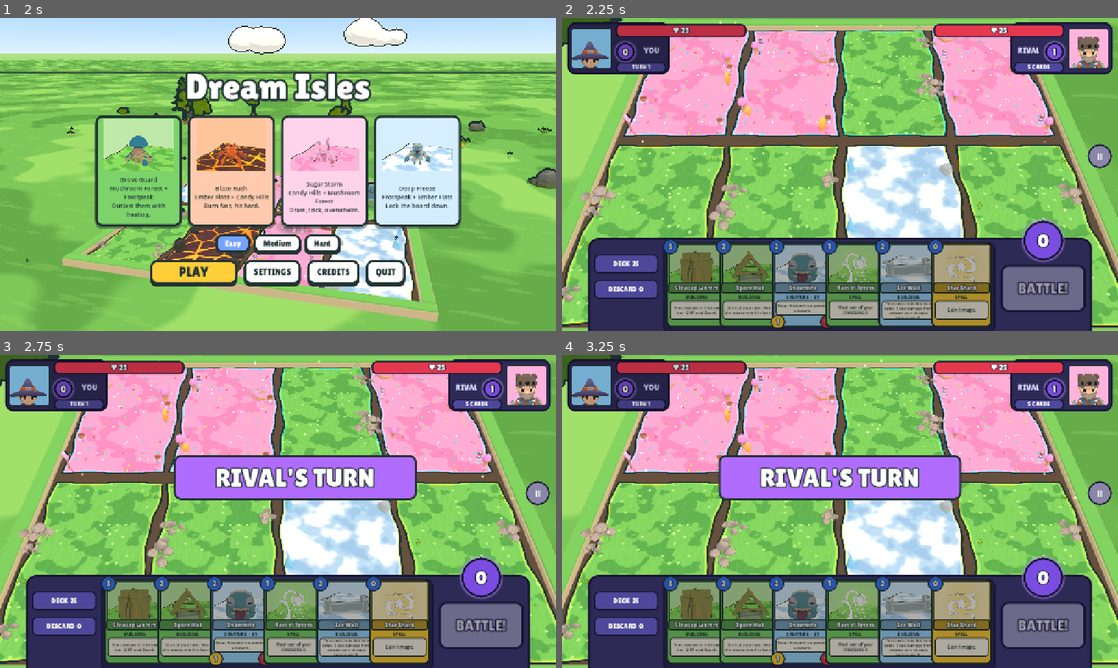
Above: before the commit, frames 1-4 (two rows, left to right).
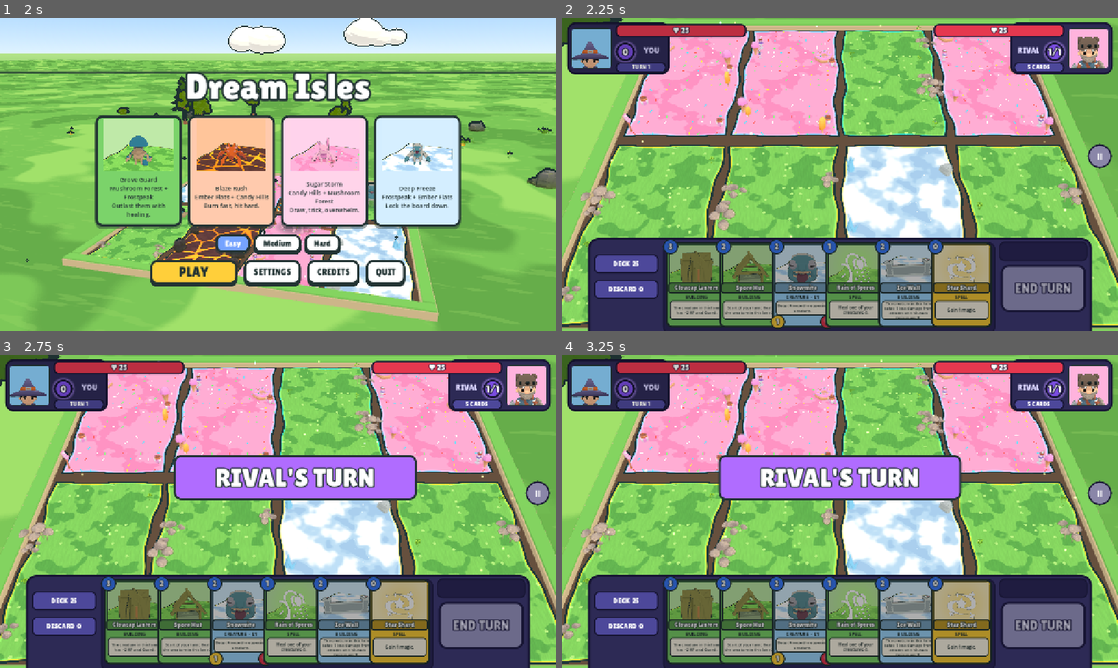
Above: after the commit, the same moments.

Repository: muriarty1893/cardwards
Game: Godot game, scene res://menus/main_menu.tscn
The game is run twice, just before and just after one commit, with the same random seed, the same clock (stepped at 60 frames per second) and the same inputs.
Inputs (mouse positions are in pixels of both pictures, inside the frame that each line leads up to):
- Up to frame 1 (2 s): click "Easy" at 0.5 s; click "Easy" at 1.25 s
- Up to frame 2 (2.25 s): click "PLAY" at 2 s
- Up to frame 3 (2.75 s): no input
- Up to frame 4 (3.25 s): drag from (695, 621) to (895, 442) at 2.77 s

Frame 1 is identical in both runs. In frame 2, 1.3% of the frame differs, in the area x 78-95%, y 9-89%; in frame 3, 1.3%; in frame 4, 1.3%.

Commit message:
feat: magic gems, END TURN, 8-card hand and readiness looks
Ready creatures get a pulsing green ring (with an ink band so it reads on
every lane), just-played ones puff z's, and spent ones are shaded to 80%
through a creature-only instance uniform. END TURN pulses when nothing
else is legal.

Co-Authored-By: Claude Opus 5.5 <noreply@anthropic.com>
Claude-Session: https://claude.ai/code/session_01KWhDzHoaJZoxty1TDdYE3R

Diff:
--- a/tests/test_overlay.gd
+++ b/tests/test_overlay.gd
@@ -88,3 +88,28 @@
 	assert_true(icon != null and icon.texture != null and icon.texture.resource_path == VisualDB.badge_icon(&"kiln_tower"), "kiln badge shows its icon")
 	m.queue_free()
 	return true
+
+
+func test_readiness_states() -> bool:
+	var m: MatchController = await Fx.load_match()
+	var s: GameState = m.state
+	m.player.speed = 20.0
+	m.pace = 20.0
+	m.timing_bar.auto_stop = true
+	m.timing_bar.force_needle = 0.5
+	for p: int in 2:
+		for l: int in 4:
+			s.players[p].lanes[l].creature = null
+	Fx.put_creature(s, 0, 0, &"flarebeak")
+	s.players[0].magic = 9
+	s.players[0].hand = [CardDB.card(&"ashmite")] as Array[CardData]  # blaze rush lands: ember
+	m.sync_all()
+	await m.perform(Action.play(0, 0, 1))
+	m.refresh_pieces()
+	assert_eq((m.creature_views[0][1] as CreatureView).readiness, CreatureView.Readiness.SLEEPING, "just played: asleep")
+	assert_eq((m.creature_views[0][0] as CreatureView).readiness, CreatureView.Readiness.READY, "ready one")
+	await m.request_attack(0, -1)
+	m.refresh_pieces()
+	assert_eq((m.creature_views[0][0] as CreatureView).readiness, CreatureView.Readiness.SPENT, "after attacking: spent")
+	m.queue_free()
+	return true
--- a/tests/test_ui_layout.gd
+++ b/tests/test_ui_layout.gd
@@ -137,3 +137,57 @@
 	hand.queue_free()
 	await tree.process_frame
 	return true
+
+
+func test_eight_cards_fit() -> bool:
+	var tree := Engine.get_main_loop() as SceneTree
+	var hand := Hand.new()
+	tree.root.add_child(hand)
+	var cards: Array[CardData] = []
+	var playable: Array[bool] = []
+	for id: StringName in [&"mossback", &"fireball", &"gumdrop", &"iceling", &"magmaw", &"sugar_rush", &"cold_snap", &"star_shard"]:
+		cards.append(CardDB.card(id))
+		playable.append(true)
+	for sz: Vector2 in [Vector2(1280, 720), Vector2(1366, 768), Vector2(1920, 1080)]:
+		hand.size = sz
+		hand.show_hand(cards, playable)
+		hand.show_hand(cards.duplicate(), playable)
+		var ws: Array = hand.get_children().filter(func(n: Node) -> bool: return n is CardWidget and not n.is_queued_for_deletion())
+		assert_eq(ws.size(), 8, "8 cards at %s" % sz)
+		for i: int in ws.size():
+			var r := Rect2((ws[i] as CardWidget).position, CardWidget.SIZE)
+			assert_true(r.position.x >= Hand.REGION_LEFT - 1 and r.end.x <= sz.x - Hand.REGION_RIGHT + 1, "card %d inside the tray at %s" % [i, sz])
+			assert_true(r.end.y <= sz.y and r.position.y >= sz.y - Hud.TRAY_H, "card %d in the tray band at %s" % [i, sz])
+			if i > 0:
+				assert_true(r.position.x - (ws[i - 1] as CardWidget).position.x >= 60.0, "cards %d/%d far enough apart at %s" % [i - 1, i, sz])
+	hand.queue_free()
+	return true
+
+
+func test_magic_gems() -> bool:
+	var g := MagicGems.new()
+	g.set_magic(3, 5)
+	assert_eq(g.gem_states(), [2, 2, 2, 1, 1, 0, 0, 0] as Array[int], "3 filled, 2 empty, 3 hidden")
+	assert_eq(g.extra(), 0, "no overflow")
+	g.set_magic(9, 8)
+	assert_eq(g.gem_states(), [2, 2, 2, 2, 2, 2, 2, 2] as Array[int], "all filled")
+	assert_eq(g.extra(), 1, "+1 beyond the cap")
+	g.free()
+	return true
+
+
+func test_end_turn_label_and_pulse() -> bool:
+	var m: MatchController = await Fx.load_match()
+	var s: GameState = m.state
+	assert_eq(m.hud.end_turn_button.text, "END TURN", "label")
+	s.players[0].hand.clear()
+	for l: int in 4:
+		s.players[0].lanes[l].creature = null
+	m.sync_all()
+	m.refresh_ui()
+	assert_true(m.hud.end_turn_pulsing, "nothing left to do: pulse")
+	s.players[0].hand.append(CardDB.card(&"star_shard"))
+	m.refresh_ui()
+	assert_true(not m.hud.end_turn_pulsing, "a card to play: no pulse")
+	m.queue_free()
+	return true
--- a/view/look/toon.gd
+++ b/view/look/toon.gd
@@ -78,6 +78,11 @@
 	return sm != null and sm.shader != null and sm.shader.resource_path in [SHADER_PATH, CUTOUT_PATH, FX_PATH, FX_CUTOUT_PATH]
 
 
+## Darkens fx pieces (creatures) toward 80% brightness at v = 1.
+static func set_shade(root: Node, v: float) -> void:
+	_set_instance(root, &"shade", v)
+
+
 static func set_flash(root: Node, v: float) -> void:
 	_set_instance(root, &"flash", v)
 
--- a/view/match.gd
+++ b/view/match.gd
@@ -159,6 +159,8 @@
 					break
 		playable.append(ok and state.active == HUMAN)
 	hand.show_hand(cards, playable)
+	var only_end: bool = state.active == HUMAN and state.phase == GameState.Phase.MAIN and Rules.legal_actions(state).size() == 1
+	hud.set_end_turn_pulse(only_end and not busy)
 	var paused: bool = hud.is_paused()
 	var can_act: bool = state.active == HUMAN and state.phase == GameState.Phase.MAIN and not busy and not paused
 	input.enabled = can_act
@@ -315,7 +317,20 @@
 	return v
 
 
-## Update freeze visuals from the state.
+func _readiness(p: int, l: int, cr: GameState.CreatureState) -> CreatureView.Readiness:
+	if state.phase == GameState.Phase.OVER or cr.is_frozen():
+		return CreatureView.Readiness.NONE
+	var can_act: bool = Rules.can_attack(state, p, l) or Rules.can_boop(state, p, l)
+	if not cr.ready and not can_act:
+		return CreatureView.Readiness.SLEEPING
+	if p != HUMAN or state.active != HUMAN:
+		return CreatureView.Readiness.NONE
+	if can_act:
+		return CreatureView.Readiness.READY
+	return CreatureView.Readiness.SPENT if cr.attacks_used > 0 or cr.booped else CreatureView.Readiness.NONE
+
+
+## Update freeze and readiness visuals from the state.
 func refresh_pieces() -> void:
 	for p: int in 2:
 		for l: int in 4:
@@ -323,4 +338,5 @@
 			var cr: GameState.CreatureState = state.players[p].lanes[l].creature
 			if v and cr:
 				v.set_frozen(cr.is_frozen())
+				v.set_readiness(_readiness(p, l, cr))
 	overlay.refresh(state)
--- a/view/pieces/creature_view.gd
+++ b/view/pieces/creature_view.gd
@@ -27,6 +27,14 @@
 var _dying: bool = false
 ## Faded out while it can't be chosen as an attack target.
 var dimmed: bool = false
+
+## On your turn: READY to act (glowing ring), SLEEPING (played this turn: "z" puffs) or SPENT
+## (already acted: slightly darker).
+enum Readiness { NONE, READY, SLEEPING, SPENT }
+var readiness: Readiness = Readiness.NONE
+var _ring: Node3D
+var _ring_tw: Tween
+var _zzz_in: float = 0.0
 
 
 static func create(c: CardData, model_override: String = "") -> CreatureView:
@@ -142,6 +150,81 @@
 	await tw.finished
 
 
+func set_readiness(r: Readiness) -> void:
+	if r == readiness:
+		return
+	readiness = r
+	if body:
+		Toon.set_shade(body, 1.0 if r == Readiness.SPENT else 0.0)
+	if r == Readiness.READY:
+		_show_ring()
+	elif is_instance_valid(_ring):
+		_ring.queue_free()
+		_ring = null
+	_zzz_in = 0.0
+
+
+func _show_ring() -> void:
+	if is_instance_valid(_ring):
+		return
+	var w: float = clampf(height * 0.42, 0.42, 0.75)
+	_ring = Node3D.new()
+	_ring.name = "ReadyRing"
+	_ring.position.y = Island.TOP_Y - BASE_Y + 0.04
+	_ring.scale = Vector3(1, 0.15, 1)
+	add_child(_ring)
+	# A dark ink band under a bright green one, so it reads on every lane colour.
+	var ink: StandardMaterial3D = _ring_material(Color(Palette.INK, 0.6), -91)
+	var glow: StandardMaterial3D = _ring_material(Color("#5dff3a", 1.0), -90)
+	_ring.add_child(_torus(w, 0.13, ink))
+	_ring.add_child(_torus(w, 0.08, glow))
+	_ring_tw = _ring.create_tween().set_loops()
+	_ring_tw.tween_property(glow, "albedo_color:a", 0.55, 0.6).set_trans(Tween.TRANS_SINE)
+	_ring_tw.tween_property(glow, "albedo_color:a", 1.0, 0.6).set_trans(Tween.TRANS_SINE)
+
+
+func _ring_material(col: Color, priority: int) -> StandardMaterial3D:
+	var mat := StandardMaterial3D.new()
+	mat.shading_mode = BaseMaterial3D.SHADING_MODE_UNSHADED
+	mat.transparency = BaseMaterial3D.TRANSPARENCY_ALPHA
+	mat.albedo_color = col
+	mat.render_priority = priority
+	return mat
+
+
+func _torus(radius: float, half_width: float, mat: Material) -> MeshInstance3D:
+	var torus := TorusMesh.new()
+	torus.inner_radius = radius - half_width
+	torus.outer_radius = radius + half_width
+	torus.rings = 32
+	torus.ring_segments = 6
+	var mi := MeshInstance3D.new()
+	mi.mesh = torus
+	mi.material_override = mat
+	mi.cast_shadow = GeometryInstance3D.SHADOW_CASTING_SETTING_OFF
+	return mi
+
+
+## One "z" drifting up from a sleeping creature.
+func _puff_z() -> void:
+	var z := Label3D.new()
+	z.text = "z"
+	z.font = load(UiStyle.TITLE_FONT) as FontFile
+	z.font_size = 96
+	z.pixel_size = 0.004
+	z.outline_size = 22
+	z.outline_modulate = Palette.INK
+	z.billboard = BaseMaterial3D.BILLBOARD_ENABLED
+	z.no_depth_test = true
+	z.position = Vector3(0.25, Island.TOP_Y - BASE_Y + height + 0.2, 0)
+	add_child(z)
+	var tw := z.create_tween().set_parallel(true)
+	tw.tween_property(z, "position", z.position + Vector3(0.25, 0.55, 0), 1.4)
+	tw.tween_property(z, "modulate:a", 0.0, 1.4).set_ease(Tween.EASE_IN)
+	tw.tween_property(z, "outline_modulate:a", 0.0, 1.4).set_ease(Tween.EASE_IN)
+	tw.chain().tween_callback(z.queue_free)
+
+
 func set_dimmed(on: bool) -> void:
 	if on == dimmed:
 		return
@@ -166,6 +249,11 @@
 
 
 func _process(delta: float) -> void:
+	if readiness == Readiness.SLEEPING:
+		_zzz_in -= delta
+		if _zzz_in <= 0.0:
+			_zzz_in = 0.9
+			_puff_z()
 	_fidget_in -= delta
 	if _fidget_in <= 0.0:
 		_fidget_in = randf_range(6.0, 12.0)
--- a/view/ui/hud.gd
+++ b/view/ui/hud.gd
@@ -1,7 +1,7 @@
 class_name Hud
 extends Control
 ## Screen layout: hero corners (portrait, health bar, magic), a bottom tray (deck and discard
-## counters, room for the hand, magic orb, BATTLE! button), and a pause button.
+## counters, room for the hand, magic gems, END TURN button), and a pause button.
 
 signal end_turn_pressed
 signal menu_requested
@@ -21,7 +21,10 @@
 var _rival_bar: Control
 var _tray: Panel
 var _refs: Dictionary = {}
-var _orb_label: Label
+var _gems: MagicGems
+## END TURN pulses when nothing else is left to do.
+var end_turn_pulsing: bool = false
+var _pulse: Tween
 var _deck_label: Label
 var _discard_label: Label
 ## Full-screen pause menu. The match moves it above the hand so it takes the mouse first.
@@ -57,7 +60,7 @@
 	var foe: GameState.PlayerState = s.players[s.opponent(human)]
 	_fill_corner("Rival", foe, "%d CARDS" % foe.hand.size())
 	var me: GameState.PlayerState = s.players[human]
-	_orb_label.text = str(me.magic)
+	_gems.set_magic(me.magic, me.max_magic)
 	_deck_label.text = "DECK  %d" % me.deck.size()
 	_discard_label.text = "DISCARD  %d" % me.discard.size()
 	var mine: bool = s.active == human and s.phase != GameState.Phase.OVER
@@ -67,6 +70,20 @@
 	_rival_bar.modulate = _rival.modulate
 
 
+func set_end_turn_pulse(on: bool) -> void:
+	if on == end_turn_pulsing:
+		return
+	end_turn_pulsing = on
+	if _pulse:
+		_pulse.kill()
+	end_turn_button.pivot_offset = end_turn_button.size / 2.0
+	end_turn_button.scale = Vector2.ONE
+	if on:
+		_pulse = end_turn_button.create_tween().set_loops()
+		_pulse.tween_property(end_turn_button, "scale", Vector2.ONE * 1.07, 0.45).set_trans(Tween.TRANS_SINE)
+		_pulse.tween_property(end_turn_button, "scale", Vector2.ONE, 0.45).set_trans(Tween.TRANS_SINE)
+
+
 func is_paused() -> bool:
 	return pause_overlay.visible
 
@@ -111,7 +128,7 @@
 ## Centre of the magic orb that a gained gem flies to.
 func orb_screen_pos(human_side: bool) -> Vector2:
 	if human_side:
-		return _orb_label.get_global_rect().get_center()
+		return _gems.get_global_rect().get_center()
 	return (_refs["Rival"]["orb"] as Control).get_global_rect().get_center()
 
 
@@ -239,7 +256,7 @@
 
 func _fill_corner(who: String, ps: GameState.PlayerState, plate_text: String) -> void:
 	var r: Dictionary = _refs[who]
-	(r["orb"] as Label).text = str(ps.magic)
+	(r["orb"] as Label).text = str(ps.magic) if who == "You" else "%d/%d" % [ps.magic, ps.max_magic]
 	(r["plate"] as Label).text = plate_text
 	var b: Dictionary = _refs[who + "Bar"]
 	(b["bar"] as ProgressBar).value = clampi(ps.hero_hp, 0, GameState.MAX_HP)
@@ -277,17 +294,23 @@
 	_discard_label = _plate("DISCARD", Vector2(148, 44))
 	_discard_label.position = Vector2(14, 96)
 	_tray.add_child(_discard_label)
-	_orb_label = _orb(92, 44)
-	_orb_label.set_anchors_preset(Control.PRESET_TOP_RIGHT)
-	_orb_label.offset_left = -158
-	_orb_label.offset_right = -66
-	_orb_label.offset_top = -40
-	_orb_label.offset_bottom = 52
-	_tray.add_child(_orb_label)
+	# Magic gems on a dark plate above the END TURN button.
+	var plate := Panel.new()
+	plate.mouse_filter = Control.MOUSE_FILTER_IGNORE
+	plate.add_theme_stylebox_override("panel", _frame(Color("#1f1c40"), 12, 3))
+	plate.set_anchors_preset(Control.PRESET_TOP_RIGHT)
+	plate.offset_left = -214
+	plate.offset_right = -10
+	plate.offset_top = 8
+	plate.offset_bottom = 54
+	_tray.add_child(plate)
+	_gems = MagicGems.new()
+	_gems.position = Vector2(-4, 0)
+	plate.add_child(_gems)
 	end_turn_button = Button.new()
-	end_turn_button.name = "Battle"
-	end_turn_button.text = "BATTLE!"
-	end_turn_button.add_theme_font_size_override("font_size", 34)
+	end_turn_button.name = "EndTurn"
+	end_turn_button.text = "END TURN"
+	end_turn_button.add_theme_font_size_override("font_size", 30)
 	UiStyle.title(end_turn_button)
 	for st: String in ["normal", "hover", "pressed", "disabled", "focus"]:
 		var b := _frame(Palette.GREEN if st != "disabled" else Color("#6c6a8a"), 16, 5)
--- /dev/null
+++ b/view/ui/magic_gems.gd
@@ -0,0 +1,63 @@
+class_name MagicGems
+extends Control
+## The human's magic as GameState.MAGIC_CAP diamond gems: filled = magic to spend, empty =
+## spent this turn (up to the max), hidden = not unlocked yet. Magic above the cap shows "+N".
+
+const GEM := Vector2(20, 30)
+const GAP := 4.0
+const FULL := Color("#b48cff")
+const SHINE := Color("#f0e2ff")
+const EMPTY := Color("#2a2550")
+
+var _magic: int = 0
+var _max: int = 0
+var _extra: Label
+
+
+func _init() -> void:
+	mouse_filter = Control.MOUSE_FILTER_IGNORE
+	custom_minimum_size = Vector2(GameState.MAGIC_CAP * (GEM.x + GAP) - GAP + 16, GEM.y + 16)
+	size = custom_minimum_size
+	_extra = UiStyle.title(UiStyle.label("", 18, Color.WHITE)) as Label
+	_extra.add_theme_color_override("font_outline_color", Palette.INK)
+	_extra.add_theme_constant_override("outline_size", 6)
+	_extra.position = Vector2(size.x - 8, -6)
+	_extra.visible = false
+	add_child(_extra)
+
+
+func set_magic(magic: int, max_magic: int) -> void:
+	_magic = magic
+	_max = max_magic
+	_extra.text = "+%d" % extra()
+	_extra.visible = extra() > 0
+	queue_redraw()
+
+
+## Per gem: 2 filled, 1 empty (spent), 0 hidden.
+func gem_states() -> Array[int]:
+	var out: Array[int] = []
+	for i: int in GameState.MAGIC_CAP:
+		out.append(2 if i < _magic else (1 if i < _max else 0))
+	return out
+
+
+## Magic beyond the gems (gained above the cap).
+func extra() -> int:
+	return maxi(0, _magic - GameState.MAGIC_CAP)
+
+
+func _draw() -> void:
+	var states: Array[int] = gem_states()
+	for i: int in states.size():
+		if states[i] == 0:
+			continue
+		var c := Vector2(8 + i * (GEM.x + GAP) + GEM.x / 2.0, 8 + GEM.y / 2.0)
+		var h := GEM / 2.0
+		var pts := PackedVector2Array([c + Vector2(0, -h.y), c + Vector2(h.x, 0), c + Vector2(0, h.y), c + Vector2(-h.x, 0)])
+		var ink := PackedVector2Array([c + Vector2(0, -h.y - 4), c + Vector2(h.x + 4, 0), c + Vector2(0, h.y + 4), c + Vector2(-h.x - 4, 0)])
+		draw_colored_polygon(ink, Palette.INK)
+		draw_colored_polygon(pts, FULL if states[i] == 2 else EMPTY)
+		if states[i] == 2:
+			var glint := PackedVector2Array([c + Vector2(-2, -h.y + 5), c + Vector2(h.x - 6, -1), c + Vector2(-2, -3)])
+			draw_colored_polygon(glint, SHINE)
Not shown, changed: view/look/toon_body.gdshaderinc
Not shown, added: view/ui/magic_gems.gd.uid
